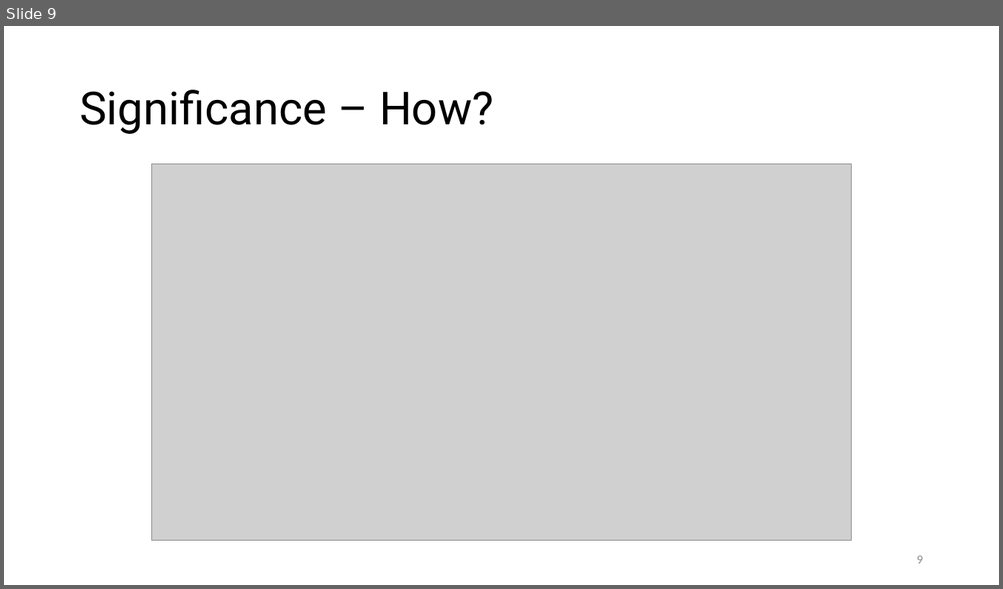
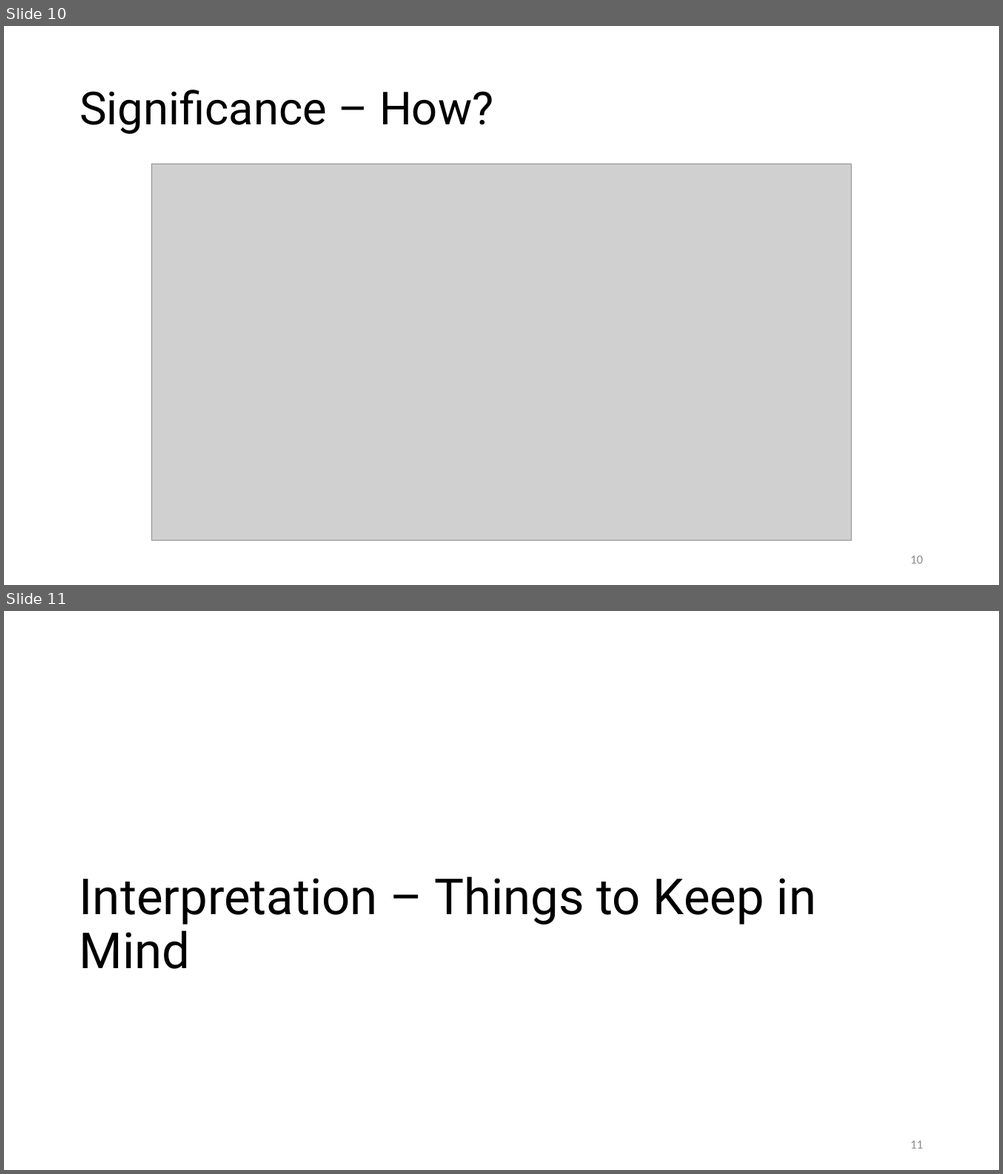
Before and after one commit to prestoaghitato/BA_thesis, a slide deck: tex/beamer_dummy.pptx. Shown one above the other, each under a label of ours: slide 9 before the commit, slides 10 and 11 after it. The pictures are 1003x589 and 1003x1174 pixels, drawn with LibreOffice and Linux fonts; fonts in the diff are those of the drawing; grey boxes stand for pictures. Boxes give left, top, right and bottom in pixels: in the first picture for what was removed or moved away, otherwise in the second. Text is boxed around its words. In the diff, an @@ line names an element or a change of style, - is before the commit and + after.

```diff
--- a/tex/beamer_dummy.pptx
+++ b/tex/beamer_dummy.pptx
@@ slide 11 added at (x1=4, y1=611, x2=999, y2=1170), background #FFFFFF @@
@@ title added at (x1=79, y1=877, x2=816, y2=969), 48 pt, text #000000 @@
+Interpretation – Things to Keep in Mind
@@ page number added at (x1=910, y1=1141, x2=922, y2=1149), 12 pt, text #8C8C8C @@
+11
@@ what was slide 9 is now slide 10 @@
@@ page number at (x1=910, y1=556, x2=922, y2=564): text changed @@
-9
+10
```
Also in this commit, not shown: 2 slides changed, 1 other slide added.
